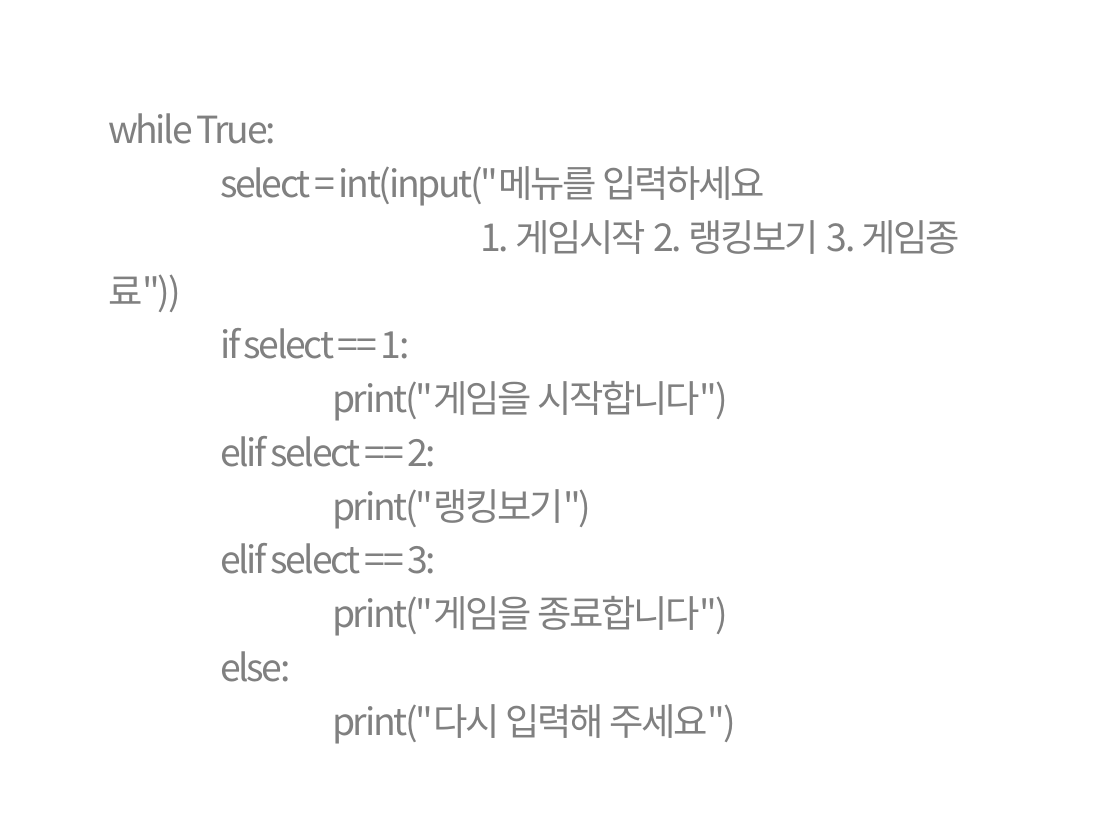
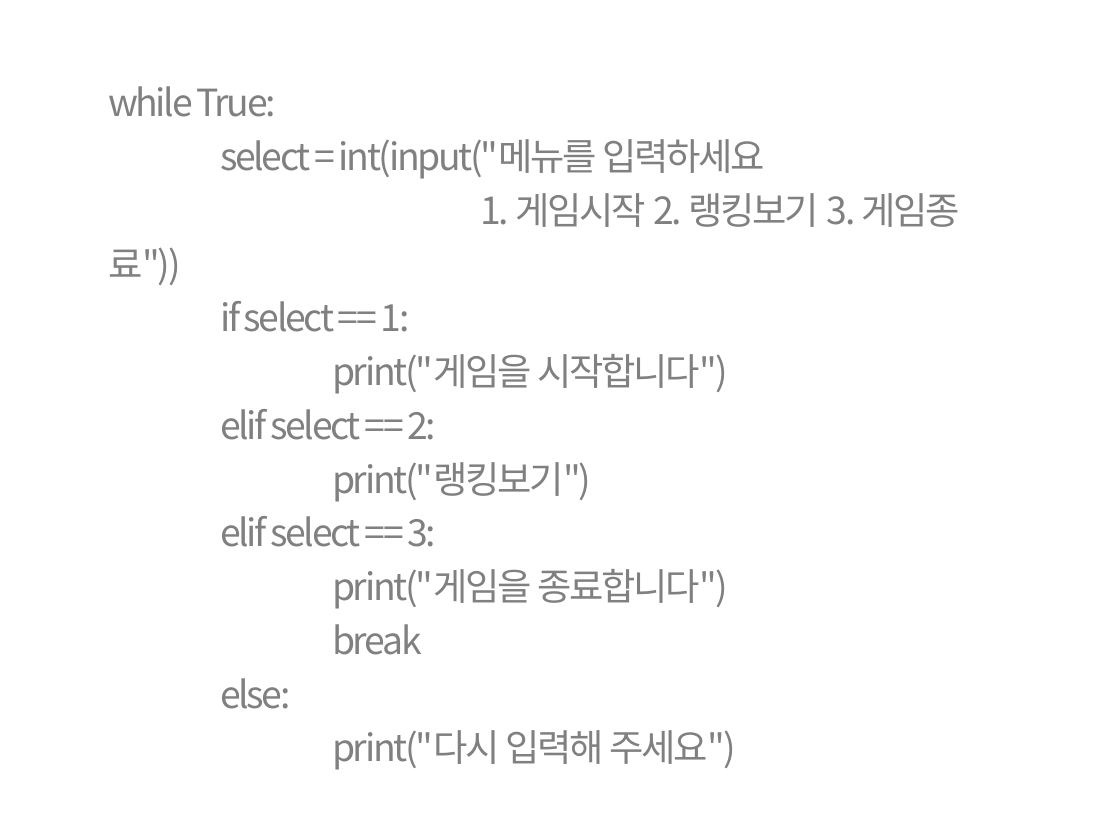
Before and after one commit to kwonkijun/python, a slide deck: slide 8 of 파이썬기초(PPT)/파이썬 기초 8강_반복문+조건문.pptx. Drawn at 1120x840 pixels with LibreOffice and Linux fonts; fonts in the diff are those of the drawing. Boxes give left, top, right and bottom in pixels: in the first picture for what was removed or moved away, otherwise in the second. Text is boxed around its words. In the diff, an @@ line names an element or a change of style, - is before the commit and + after.

```diff
--- a/파이썬기초(PPT)/파이썬 기초 8강_반복문+조건문.pptx
+++ b/파이썬기초(PPT)/파이썬 기초 8강_반복문+조건문.pptx
@@ text at (332,624,422,655): paragraph added @@
+break
```
Also in this commit, not shown: 18 other files.
